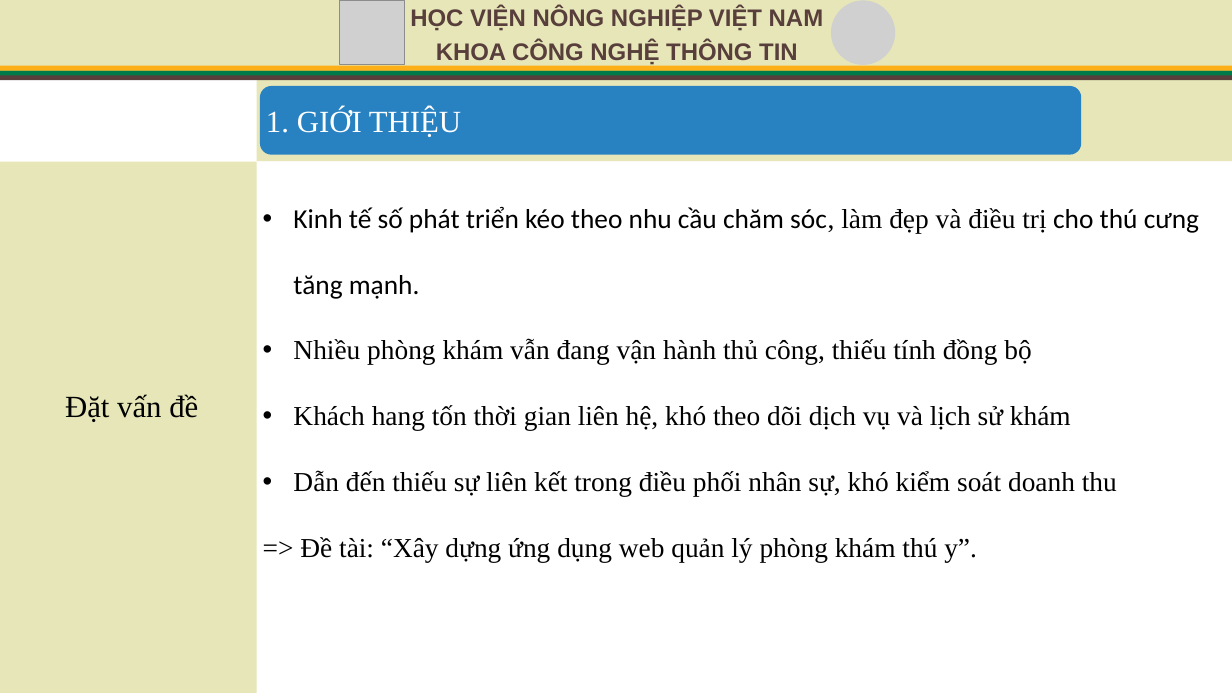
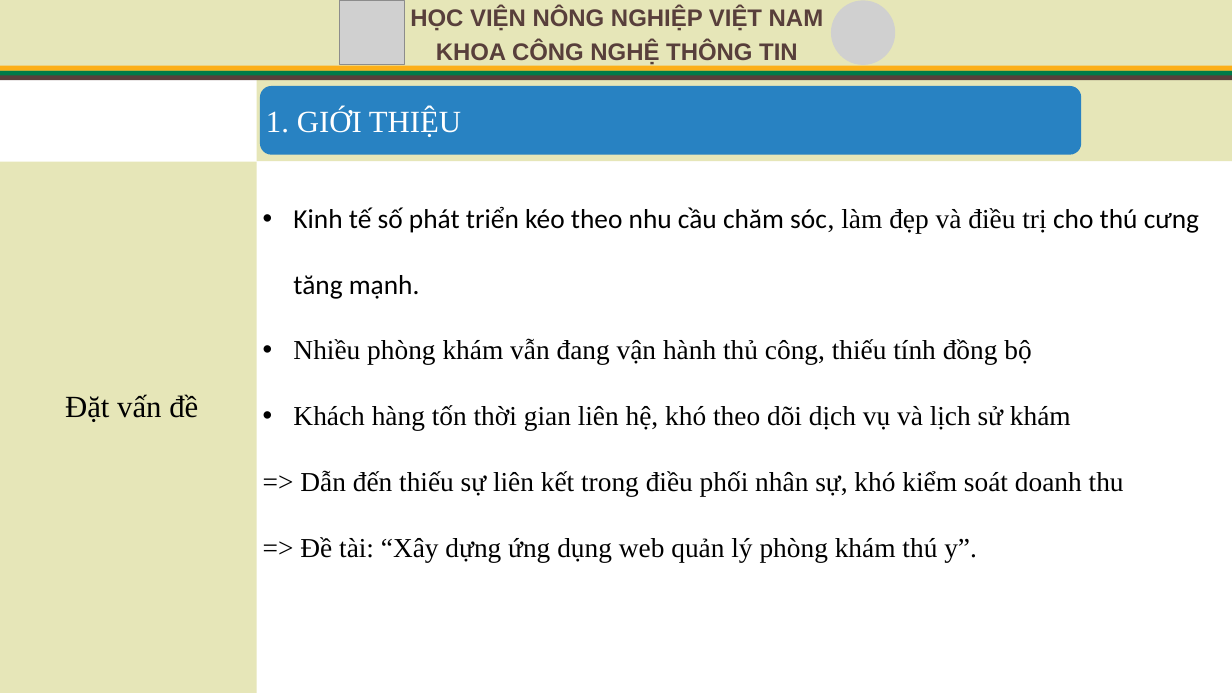
Before and after one commit to HungTran1412/veterinary-clinic-api, a slide deck: slide 4 of VeterinaryClinic.API/wwwroot/Document/TrinhChieu_KLTN.pptx. Drawn at 1232x693 pixels with LibreOffice and Linux fonts; fonts in the diff are those of the drawing; grey boxes stand for pictures. Boxes give left, top, right and bottom in pixels: in the first picture for what was removed or moved away, otherwise in the second. Text is boxed around its words. In the diff, an @@ line names an element or a change of style, - is before the commit and + after.

```diff
--- a/VeterinaryClinic.API/wwwroot/Document/TrinhChieu_KLTN.pptx
+++ b/VeterinaryClinic.API/wwwroot/Document/TrinhChieu_KLTN.pptx
@@ text at [293, 405, 1124, 496]: text changed @@
-• Khách hang tốn thời gian liên hệ, khó theo dõi dịch vụ và lịch sử khám
-• Dẫn đến thiếu sự liên kết trong điều phối nhân sự, khó kiểm soát doanh thu
+• Khách hàng tốn thời gian liên hệ, khó theo dõi dịch vụ và lịch sử khám
+=> Dẫn đến thiếu sự liên kết trong điều phối nhân sự, khó kiểm soát doanh thu
```
Also in this commit, not shown: 11 other slides changed, 5 slides removed, 1 other file.
